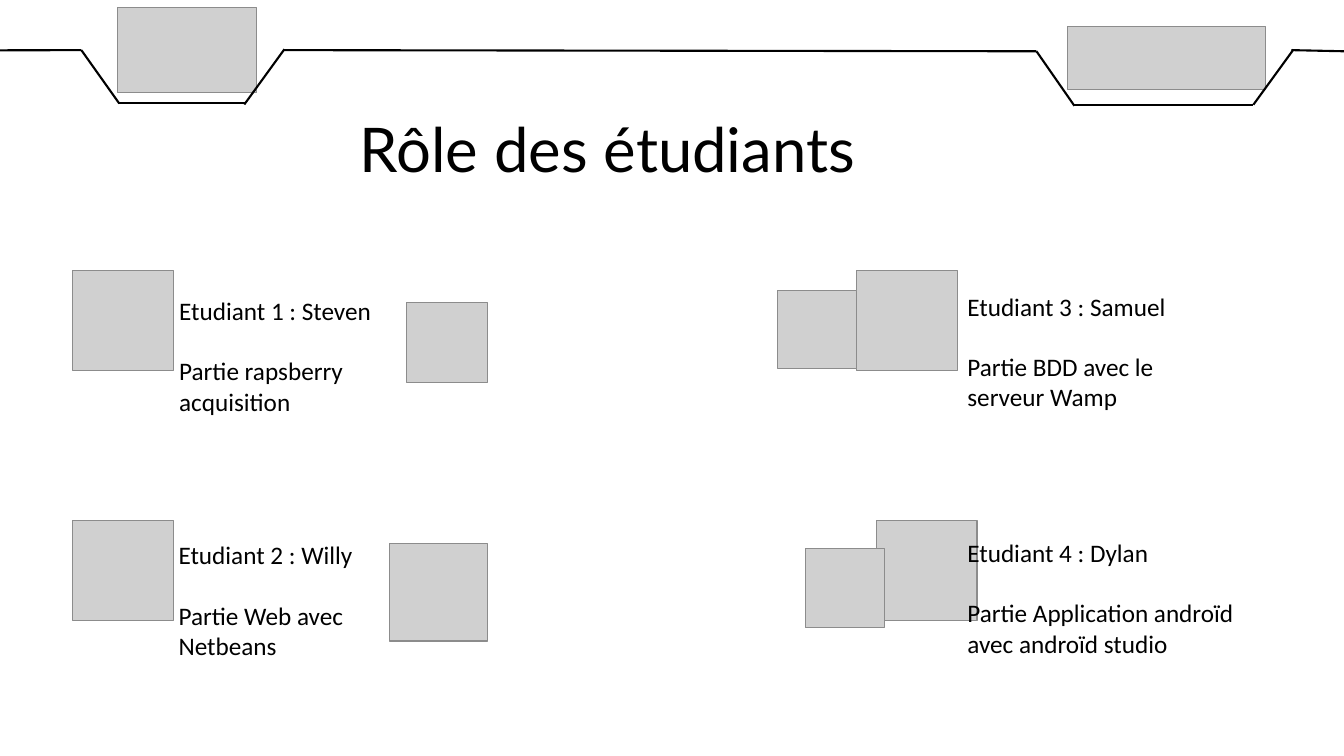
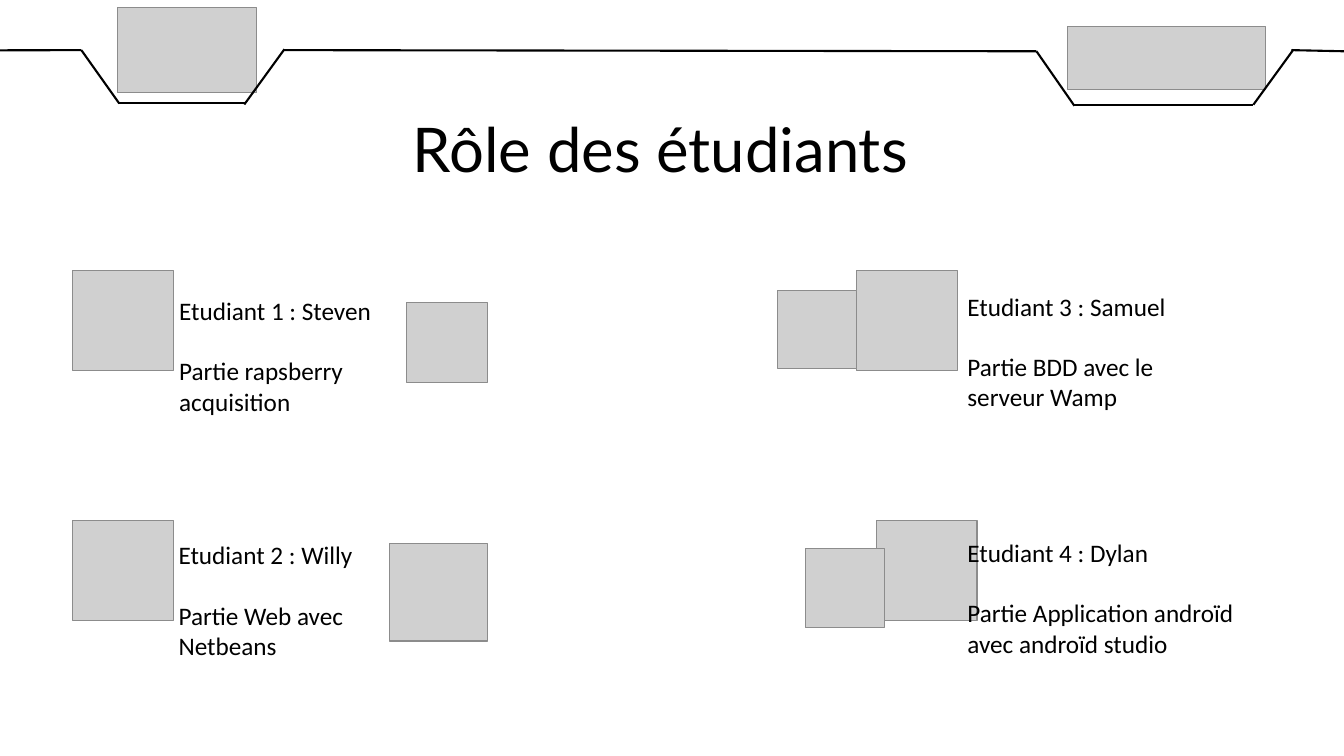
Before and after one commit to DylanChe/SupervisionSerre, a slide deck: slide 4 of oral_projet/revue_2/diaporama_revue_2_willy.pptx. Drawn at 1344x756 pixels with LibreOffice and Linux fonts; fonts in the diff are those of the drawing; grey boxes stand for pictures. Boxes give left, top, right and bottom in pixels: in the first picture for what was removed or moved away, otherwise in the second. Text is boxed around its words. In the diff, an @@ line names an element or a change of style, - is before the commit and + after.

```diff
--- a/oral_projet/revue_2/diaporama_revue_2_willy.pptx
+++ b/oral_projet/revue_2/diaporama_revue_2_willy.pptx
@@ text "Rôle des étudiants" at (x1=413, y1=126, x2=907, y2=173): alignment left to centre @@
```
Also in this commit, not shown: 8 slides added.
